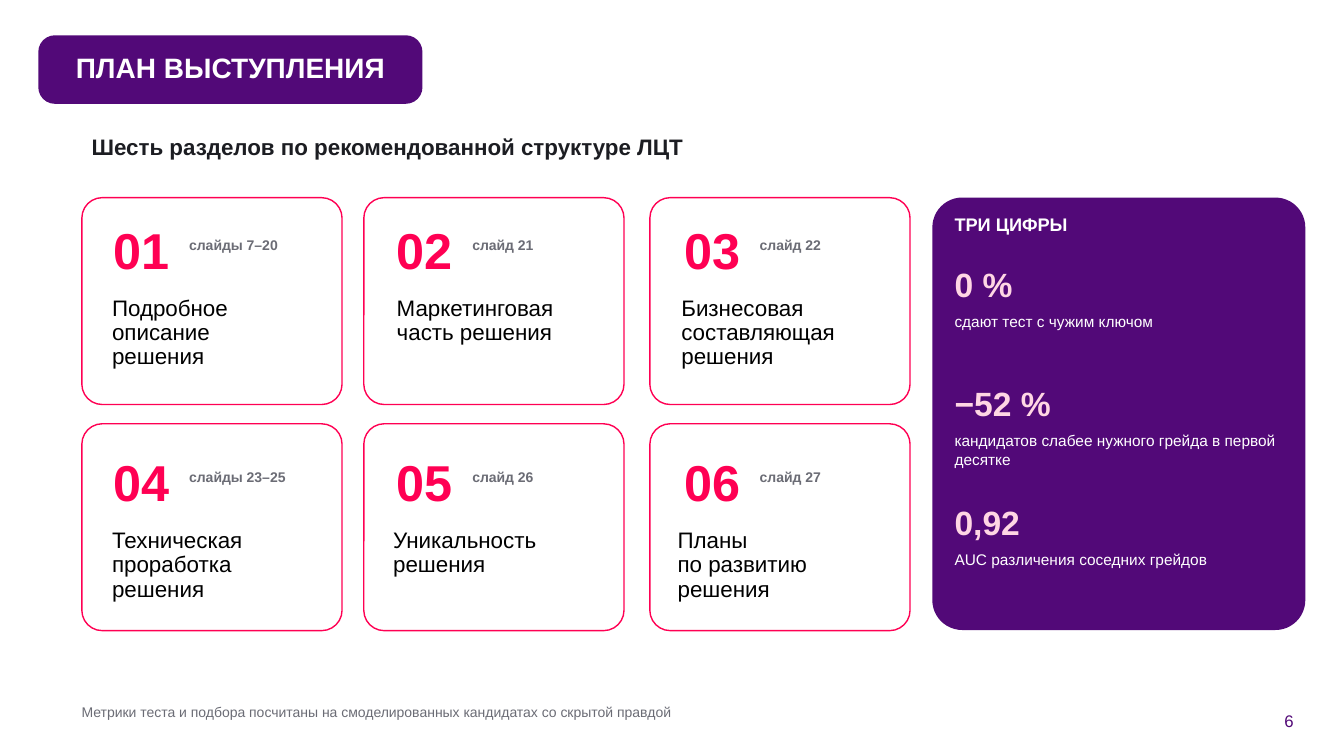
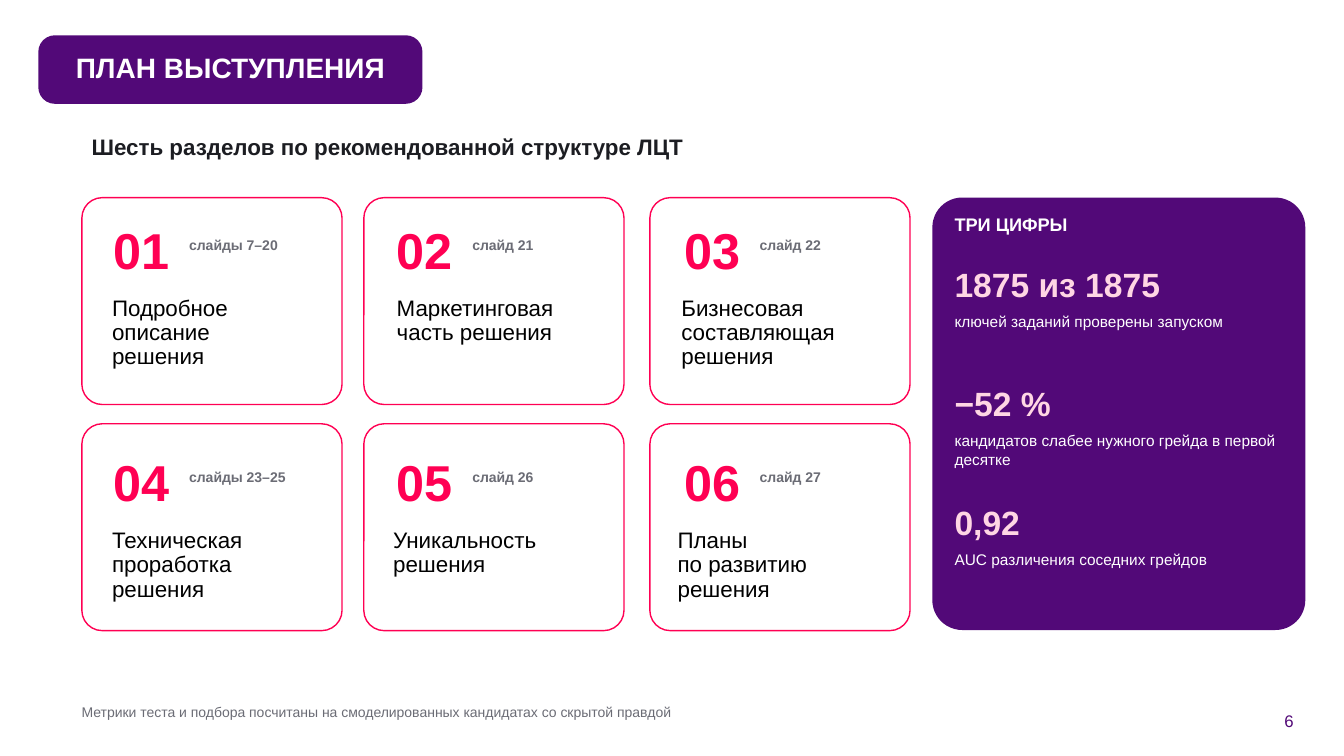
Before and after one commit to KonkovDV/fsp-talent, a slide deck: slide 6 of submission/03-presentation/FSP_Talent_presentation.pptx. Drawn at 1344x756 pixels with LibreOffice and Linux fonts; fonts in the diff are those of the drawing; background and template pictures are left out. Boxes give left, top, right and bottom in pixels: in the first picture for what was removed or moved away, otherwise in the second. Text is boxed around its words. In the diff, an @@ line names an element or a change of style, - is before the commit and + after.

Commit message:
Презентация: цифры по main 7c37a87
- κw двух путей 0,85 (все шесть зёрен 0,85–0,86), 0,76 только как старый порядок шкалы
- атака «20 сессий»: 7,2 % против 6,5 % честно (400 человек, 6 зёрен)
- вместо «0 % с чужим ключом»: 1875 из 1875 ключей проверены запуском и сигналы честности 90 % при 0,7 % ложных
- 22 семейства заданий вместо 17 генераторов
- разметка 200 пар: два независимых автоматических оценщика
- подбор по протоколам опубликованных методов: 0,607 и 0,666, BM25 0,399
- 69 мс вместо 0,36 с, повтор уверенных решений 80,3 %, docker compose up
- подпись «команда Дмитрия Конькова» на титуле и последнем слайде
- PDF пересобран из того же pptx

```diff
--- a/submission/03-presentation/FSP_Talent_presentation.pptx
+++ b/submission/03-presentation/FSP_Talent_presentation.pptx
@@ text at <box>955,273,1160,298</box>: text changed @@
-0 %
+1875 из 1875
@@ text at <box>955,315,1223,331</box>: text changed @@
-сдают тест с чужим ключом
+ключей заданий проверены запуском
```
Also in this commit, not shown: 23 other slides changed, 1 other file.
